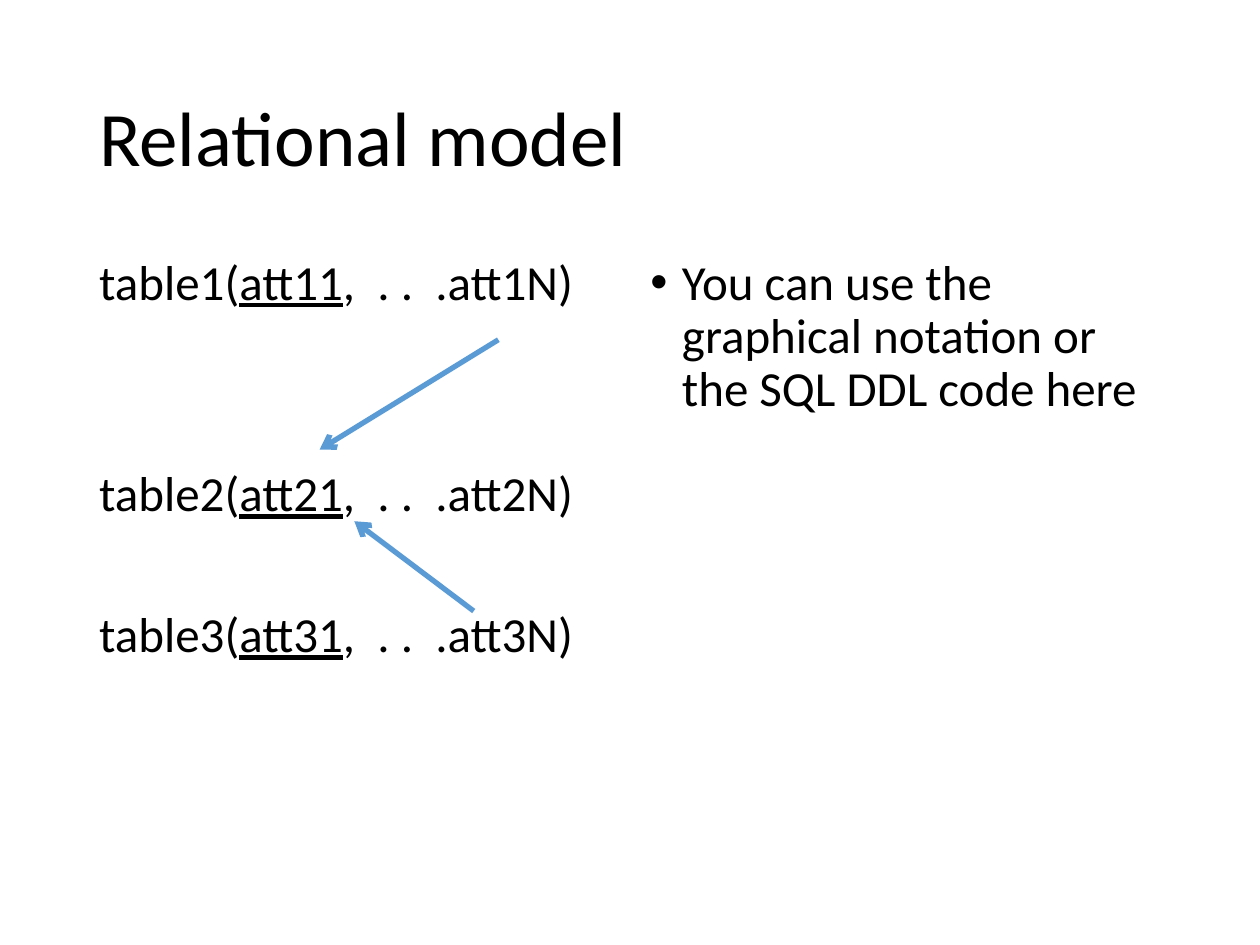
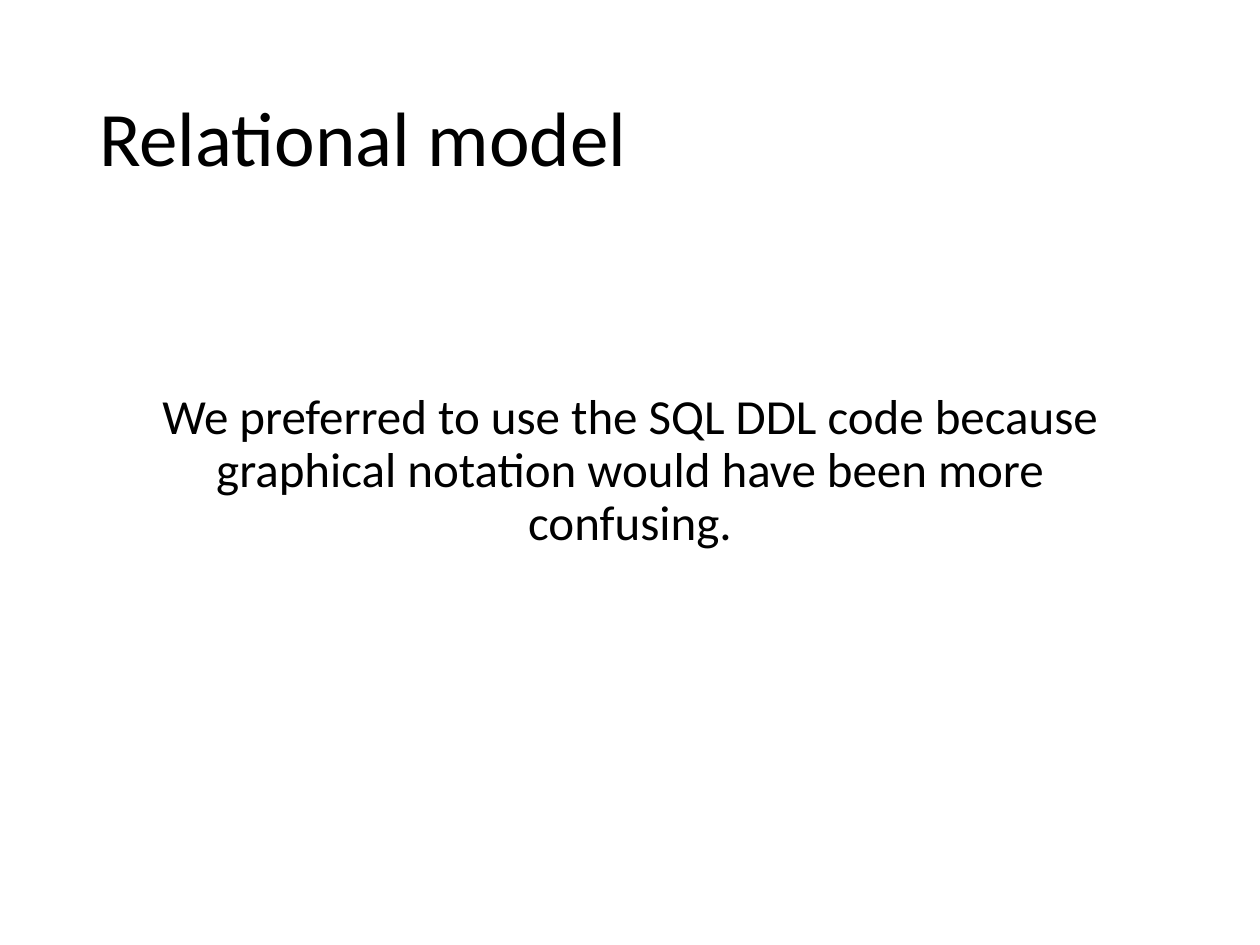
Before and after one commit to andrearestelli/db2-project, a slide deck: slide 9 of docs/documentation.pptx (slide 8 before the commit). Drawn at 1260x945 pixels with LibreOffice and Linux fonts; fonts in the diff are those of the drawing. Boxes give left, top, right and bottom in pixels: in the first picture for what was removed or moved away, otherwise in the second. Text is boxed around its words. In the diff, an @@ line names an element or a change of style, - is before the commit and + after.

```diff
--- a/docs/documentation.pptx
+++ b/docs/documentation.pptx
@@ text removed at (99, 264, 573, 660) @@
-table1(att11, . . .att1N)
-table2(att21, . . .att2N)
-table3(att31, . . .att3N)
@@ arrow removed from (499, 340) to (320, 450) @@
@@ text at (162, 400, 1098, 549): text changed @@
-• You can use the graphical notation or the SQL DDL code here
+We preferred to use the SQL DDL code because graphical notation would have been more confusing.
@@ arrow removed from (474, 611) to (354, 522) @@
```
Also in this commit, not shown: 3 other slides changed, 2 slides added.
